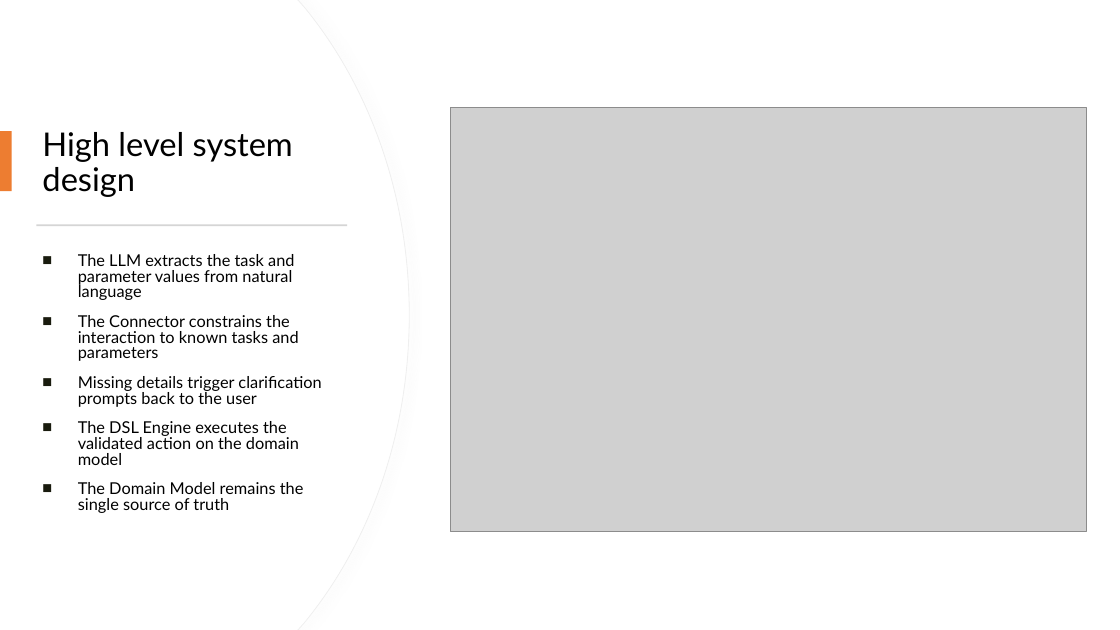
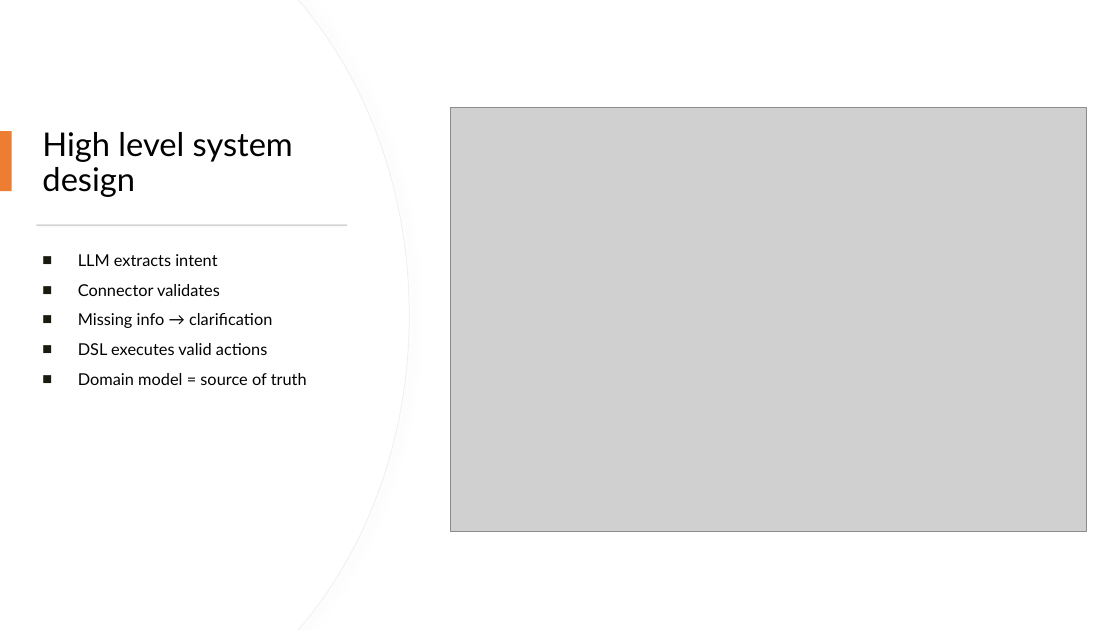
Before and after one commit to krinara86/llm_dsl_validator, a slide deck: slide 13 of misc/langdev2025/Making DSLs conversable.pptx (slide 12 before the commit). Drawn at 1120x630 pixels with LibreOffice and Linux fonts; fonts in the diff are those of the drawing; grey boxes stand for pictures. Boxes give left, top, right and bottom in pixels: in the first picture for what was removed or moved away, otherwise in the second. Text is boxed around its words. In the diff, an @@ line names an element or a change of style, - is before the commit and + after.

```diff
--- a/misc/langdev2025/Making DSLs conversable.pptx
+++ b/misc/langdev2025/Making DSLs conversable.pptx
@@ text at (78,254,307,385): text changed @@
-■ The LLM extracts the task and parameter values from natural language
-■ The Connector constrains the interaction to known tasks and parameters
-■ Missing details trigger clarification prompts back to the user
-■ The DSL Engine executes the validated action on the domain model
-■ The Domain Model remains the single source of truth
+■ LLM extracts intent
+■ Connector validates
+■ Missing info → clarification
+■ DSL executes valid actions
+■ Domain model = source of truth
```
Also in this commit, not shown: 6 other slides changed, 2 slides added, 1 slide removed, 1 other file.
